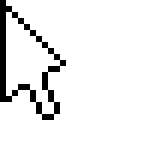
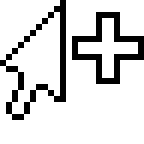
Before/after of a w=144, h=144 layered artwork. What changed in the layer stack:
added layer "Layer #3" above "Layer #1" over bbox(0, 0, 144, 120)
hid "Layer #1" over bbox(0, 0, 66, 120)
